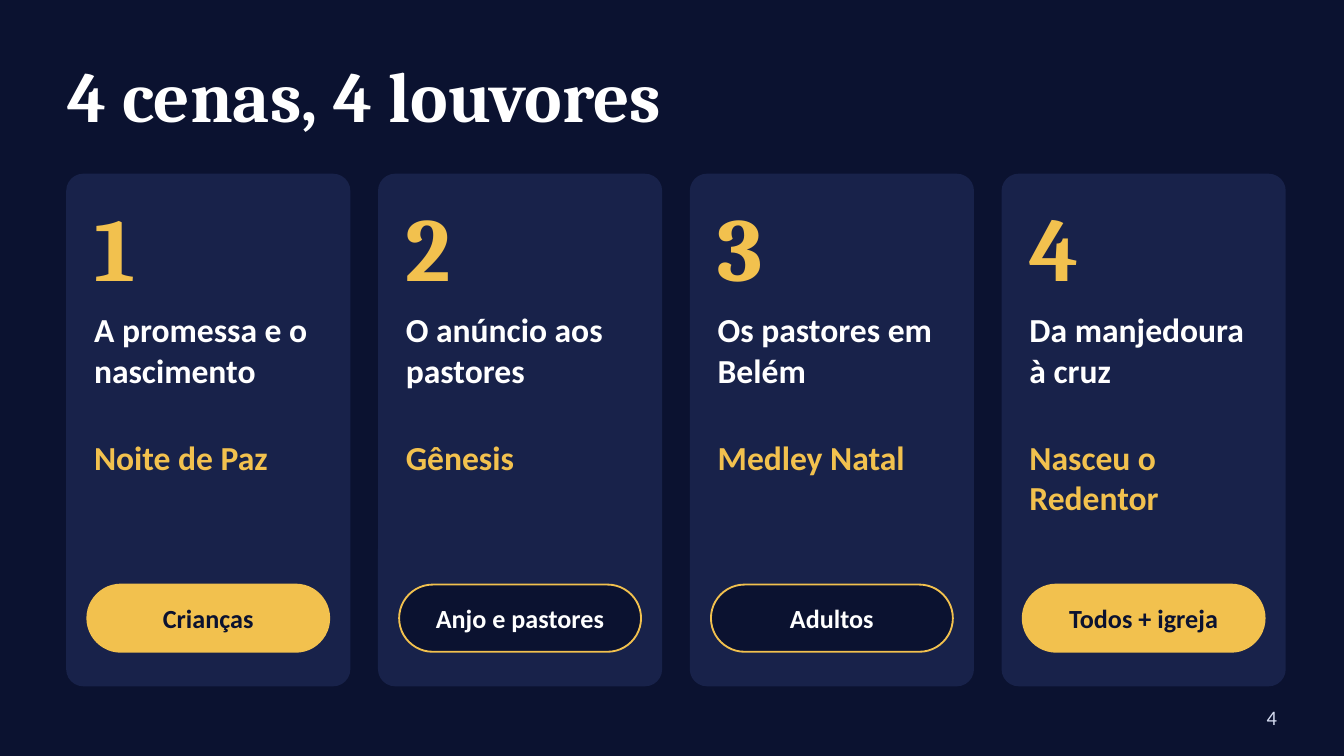
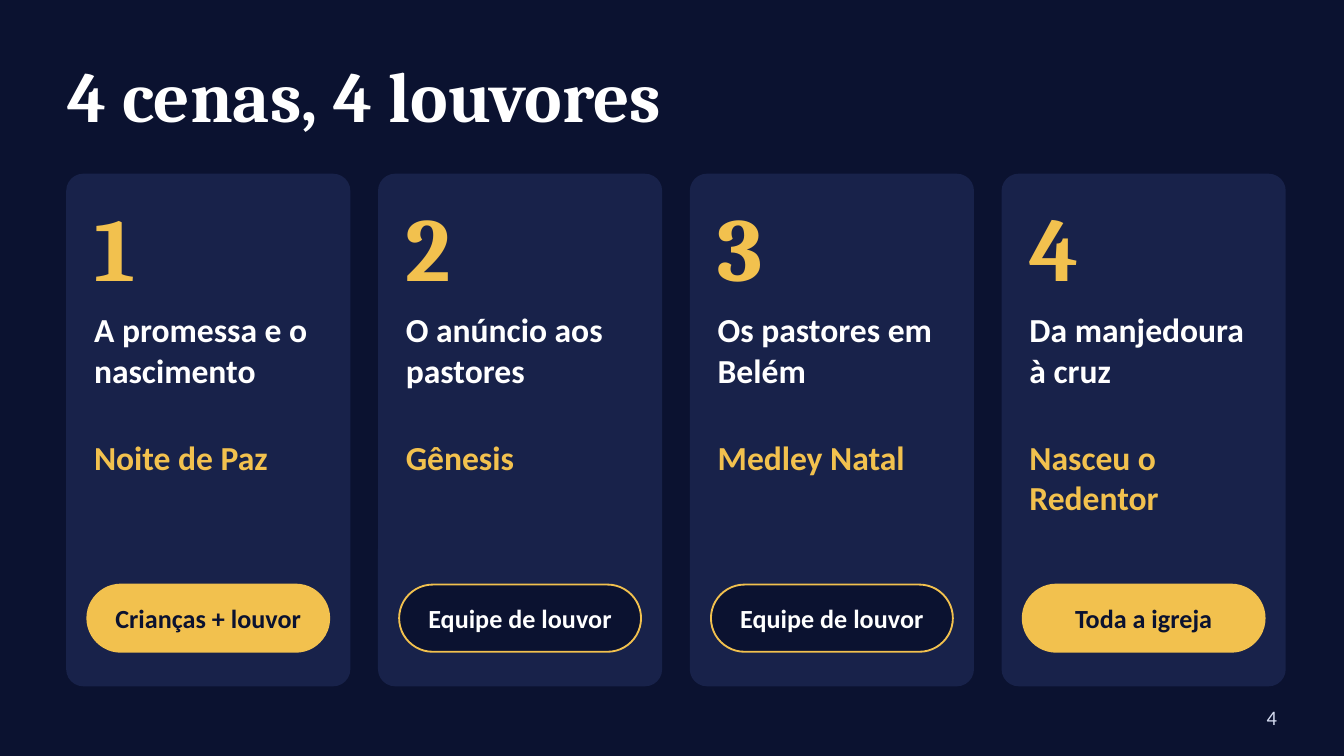
Before and after one commit to MatheusXd1227/Rob-IA-BTG, a slide deck: slide 4 of teatro/apresentacao-telao.pptx. Drawn at 1344x756 pixels with LibreOffice and Linux fonts; fonts in the diff are those of the drawing. Boxes give left, top, right and bottom in pixels: in the first picture for what was removed or moved away, otherwise in the second. Text is boxed around its words. In the diff, an @@ line names an element or a change of style, - is before the commit and + after.

```diff
--- a/teatro/apresentacao-telao.pptx
+++ b/teatro/apresentacao-telao.pptx
@@ text at (x1=115, y1=609, x2=301, y2=633): text changed @@
-Crianças
+Crianças + louvor
@@ text at (x1=428, y1=609, x2=611, y2=632): text changed @@
-Anjo e pastores
+Equipe de louvor
@@ text at (x1=740, y1=609, x2=923, y2=632): text changed @@
-Adultos
+Equipe de louvor
@@ text at (x1=1075, y1=609, x2=1212, y2=633): text changed @@
-Todos + igreja
+Toda a igreja
```
Also in this commit, not shown: 1 other slide changed, 7 other files.
